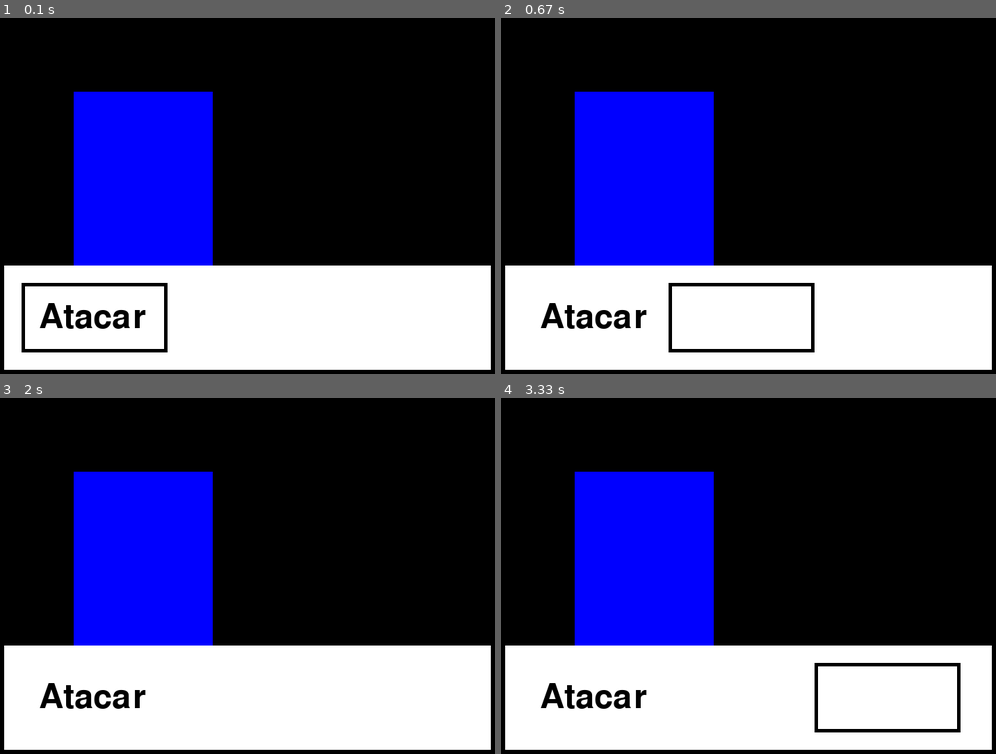
Above: before the commit, frames 1-4 (two rows, left to right).
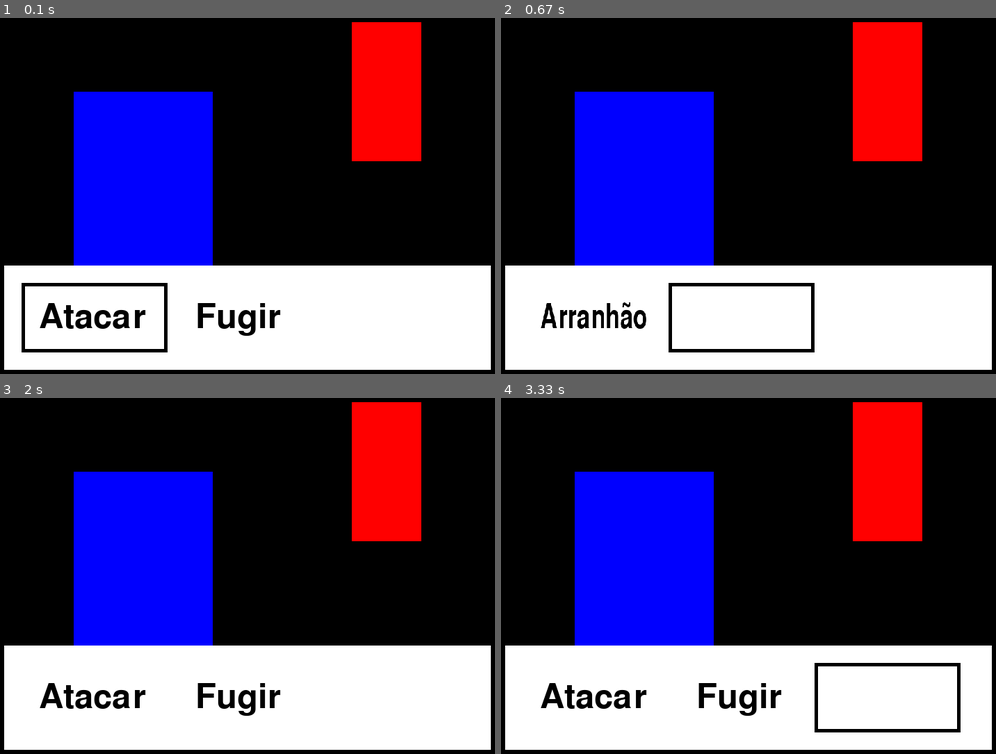
Above: after the commit, the same moments.

Repository: caiopqueiroz/CursoPygame
Game: pygame game, started from pokemon/pokemon.py
Two runs of this game, one before a commit and one after it. Both use one fixed random seed, a clock stepped at 60 frames per second and the inputs below.
Inputs:
- Up to frame 1 (0.1 s): no input
- Up to frame 2 (0.67 s): hold P from 0.33 s (still down); hold D from 0.33 s (still down)
- Up to frame 3 (2 s): release P at 0.8 s; release D at 0.8 s; hold O 0.83-1.3 s; hold D 0.83-1.3 s; hold D 1.33-1.8 s; hold D from 1.83 s (still down)
- Up to frame 4 (3.33 s): release D at 2.3 s; hold A 2.33-2.87 s; hold A 2.9-3.3 s

The runs differ from the first frame. In frame 1, 6.1% of the frame differs, in the area x 39-86%, y 1-90%; in frame 2, 6.2%, in the area x 8-86%, y 1-88%; in frame 3, 6.1%; in frame 4, 6.1%.

Commit message:
Atualizações

Diff:
--- a/pokemon/pokemon.py
+++ b/pokemon/pokemon.py
@@ -8,16 +8,28 @@
 clock = pygame.time.Clock()
 estado = 'batalha'
 
+# estado do seletor
+estado_seletor = 'principal'
+
 # cores
 preto = (0, 0, 0)
 branco = (255, 255, 255)
 azul = (0, 0, 255)
+vermelho = (255, 0, 0)
 
 # fonte
 fonte = pygame.font.SysFont(None, 72)
 
+# formatação dos textos
+largura_maxima = 154
+altura_fixa = 49
+
 # texto das ações
 atacar = fonte.render('Atacar', True, preto)
+fugir = fonte.render('Fugir', True, preto)
+arranhao = fonte.render('Arranhão', True, preto)
+# adaptando o texto 'arranhão' para a largura máxima do seletor
+arranhao = pygame.transform.scale(arranhao, (largura_maxima, altura_fixa))
 
 # painel
 x_painel = 50
@@ -26,13 +38,17 @@
 h_painel = 150
 
 # seletor
-x_seletor = 75
-y_seletor = 425
+x_seletor = x_original_seletor = 75
+y_seletor = y_original_seletor = 425
 l_seletor = 210
 
 # pokemon
 x_pokemon = 150
 y_pokemon = 150
+
+# inimigo
+x_inimigo = 550
+y_inimigo = 50
 
 while True:
     # eventos
@@ -43,10 +59,27 @@
 
         # movimentando o seletor
         if evento.type == pygame.KEYDOWN:
+            # movendo o seletor para a direita
             if evento.key == pygame.K_d:
                 x_seletor += l_seletor
+
+            # movendo o seletor para a esquerda
             if evento.key == pygame.K_a:
                 x_seletor -= l_seletor
+
+            # trocando o estado do seletor
+            if evento.key == pygame.K_p:
+                if x_seletor == x_original_seletor:
+                    estado_seletor = 'atacar'
+
+                if x_seletor == x_original_seletor:
+                    if estado_seletor == 'atacar':
+                        pass
+
+            # trocando o estado do seletor
+            if evento.key == pygame.K_o:
+                if estado_seletor == 'atacar':
+                    estado_seletor = 'principal'
 
     # lógica
 
@@ -57,11 +90,24 @@
         # desenhando o pokemon do jogador
         pygame.draw.rect(tela, azul, (x_pokemon, y_pokemon, 200, 400))
 
+        # desenhando o pokemon inimigo
+        pygame.draw.rect(tela, vermelho, (x_inimigo, y_inimigo, 100, 200))
+
         # desenhando o painel de ações
         pygame.draw.rect(tela, branco, (x_painel, y_painel, l_painel, h_painel))
 
-        # desenhando o texto da ação 'atacar'
-        tela.blit(atacar, (100, 450))
+        # forma do seletor no estado principal
+        if estado_seletor == 'principal':
+            # desenhando o texto da ação 'atacar'
+            tela.blit(atacar, (100, 450))
+
+            # desenhando o texto da ação 'fugir'
+            tela.blit(fugir, (325, 450))
+
+        # forma do seletor no estado atacar
+        if estado_seletor == 'atacar':
+            # desenhando o texto do ataque 'arranhão'
+            tela.blit(arranhao, (100, 450))
 
         # desenhando um seletor para as ações
         pygame.draw.rect(tela, preto, (x_seletor, y_seletor, l_seletor, 100), 5)
